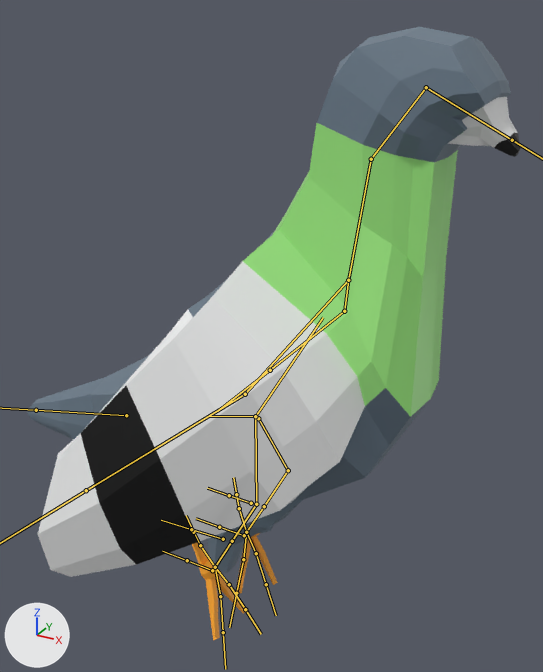
One commit to the FBX model Assets/FBX/pidgeonFlying.fbx: the scene before it, then after it.
Rendered twice from a 50 mm camera at (0.163, -0.333, 0.248) aimed at (-0.006, -0.026, 0.095). Lighting does not change. The marker at lower left points along +X, +Y and +Z. Both versions are drawn at frame 75 of the action 'pidgeonRigAction'; the numbers are the values there. The bones that bend it are drawn over the model as lines.

The first picture shows 'pidgeonMesh.001'.
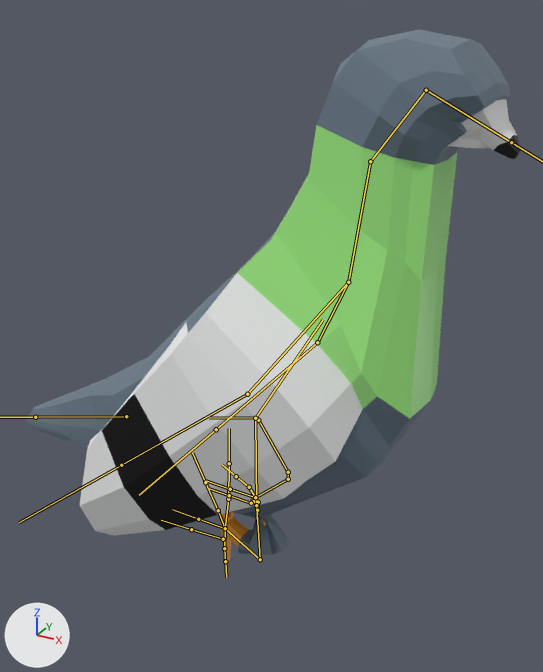
What changed in the scene script:
```text
Change bone_bone_016:
    where bone_bone_016 = bpy.data.objects['pidgeonRig.001'].pose.bones['Bone.016']  # child of 'Bone.015'
    bone_bone_016.rotation_quaternion: (0.966, -0.053, 0.253, -0.021) -> (0.528, -0.321, 0.769, 0.166)  # degrees (-7, 29, -4) -> degrees (12, 113, 53)
Change bone_bone_017:
    where bone_bone_017 = bpy.data.objects['pidgeonRig.001'].pose.bones['Bone.017']  # child of 'Bone.016'
    bone_bone_017.rotation_quaternion: (0.897, -0.442, 0.0, 0.0) -> (0.838, 0.546, 0.0, 0.0)  # degrees (-52, 0, 0) -> degrees (66, 0, 0)
Change bone_bone_024:
    where bone_bone_024 = bpy.data.objects['pidgeonRig.001'].pose.bones['Bone.024']  # child of 'main'
    bone_bone_024.rotation_quaternion: (1.0, 0.0, 0.0, 0.0) -> (0.988, 0.113, 0.001, 0.109)  # degrees (0, 0, 0) -> degrees (13, -1, 12)
Change bone_bone_026:
    where bone_bone_026 = bpy.data.objects['pidgeonRig.001'].pose.bones['Bone.026']  # child of 'main'
    bone_bone_026.rotation_quaternion: (1.0, 0.0, 0.0, 0.0) -> (0.985, -0.147, -0.022, 0.083)  # degrees (0, 0, 0) -> degrees (-17, -1, 10)
Change bone_bone_005:
    where bone_bone_005 = bpy.data.objects['pidgeonRig.001'].pose.bones['Bone.005']  # child of 'Connect'
    bone_bone_005.rotation_quaternion: (1.0, 0.0, 0.0, 0.0) -> (0.999, -0.02, 0.024, 0.013)  # degrees (0, 0, 0) -> degrees (-2, 3, 1)
Change bone_bone_007:
    where bone_bone_007 = bpy.data.objects['pidgeonRig.001'].pose.bones['Bone.007']  # child of 'Bone.006'
    bone_bone_007.rotation_quaternion: (0.997, -0.056, 0.053, -0.01) -> (-0.035, 0.018, 0.974, 0.224)  # degrees (-7, 6, -1) -> degrees (-26, -176, -1)
Change bone_bone_008:
    where bone_bone_008 = bpy.data.objects['pidgeonRig.001'].pose.bones['Bone.008']  # child of 'Bone.007'
    bone_bone_008.rotation_quaternion: (0.897, -0.442, 0.0, 0.0) -> (0.835, 0.55, 0.0, 0.0)  # degrees (-52, 0, 0) -> degrees (67, 0, 0)
```

Where the change shows, as pixel boxes (x1, y1, x2, y2) in the pictures (543 x 672 px):
'pidgeonMesh.001', posed (13% shorter)
    before: (27, 27, 521, 641)
    after: (27, 29, 521, 562)
bone 'Bone.016', root to tip
    before: (288, 470) to (264, 506)
    after: (288, 472) to (288, 479)
bone 'Bone.017', root to tip
    before: (264, 506) to (246, 532)
    after: (288, 479) to (255, 497)
bone 'Bone.024', root to tip
    before: (348, 280) to (245, 394)
    after: (348, 282) to (247, 394)
bone 'Bone.026', root to tip
    before: (348, 280) to (344, 311)
    after: (348, 282) to (317, 342)
bone 'Bone.005', root to tip
    before: (126, 415) to (36, 410)
    after: (126, 416) to (35, 417)
bone 'Bone.007', root to tip
    before: (256, 504) to (232, 541)
    after: (256, 505) to (260, 559)
bone 'Bone.008', root to tip
    before: (232, 541) to (215, 567)
    after: (260, 559) to (225, 528)
